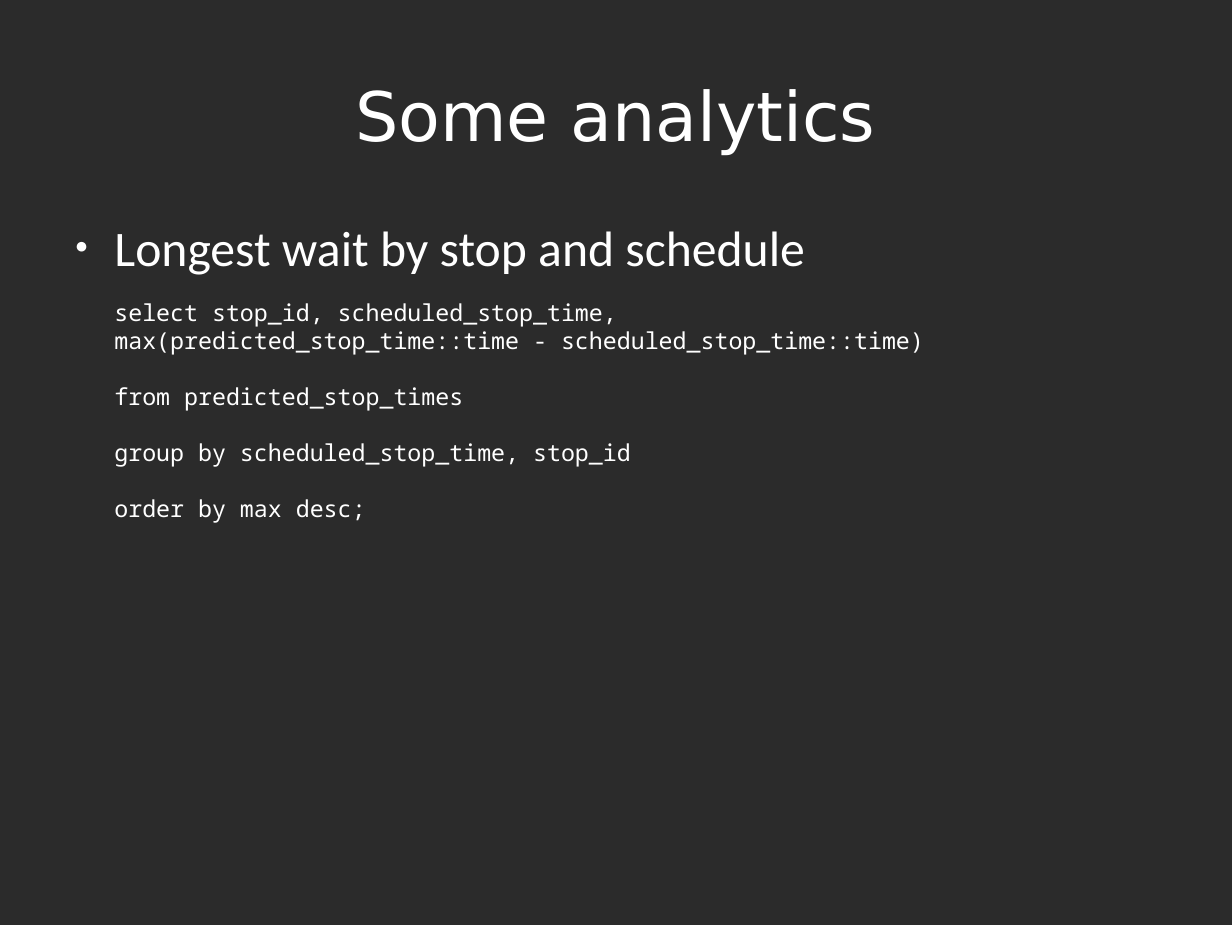
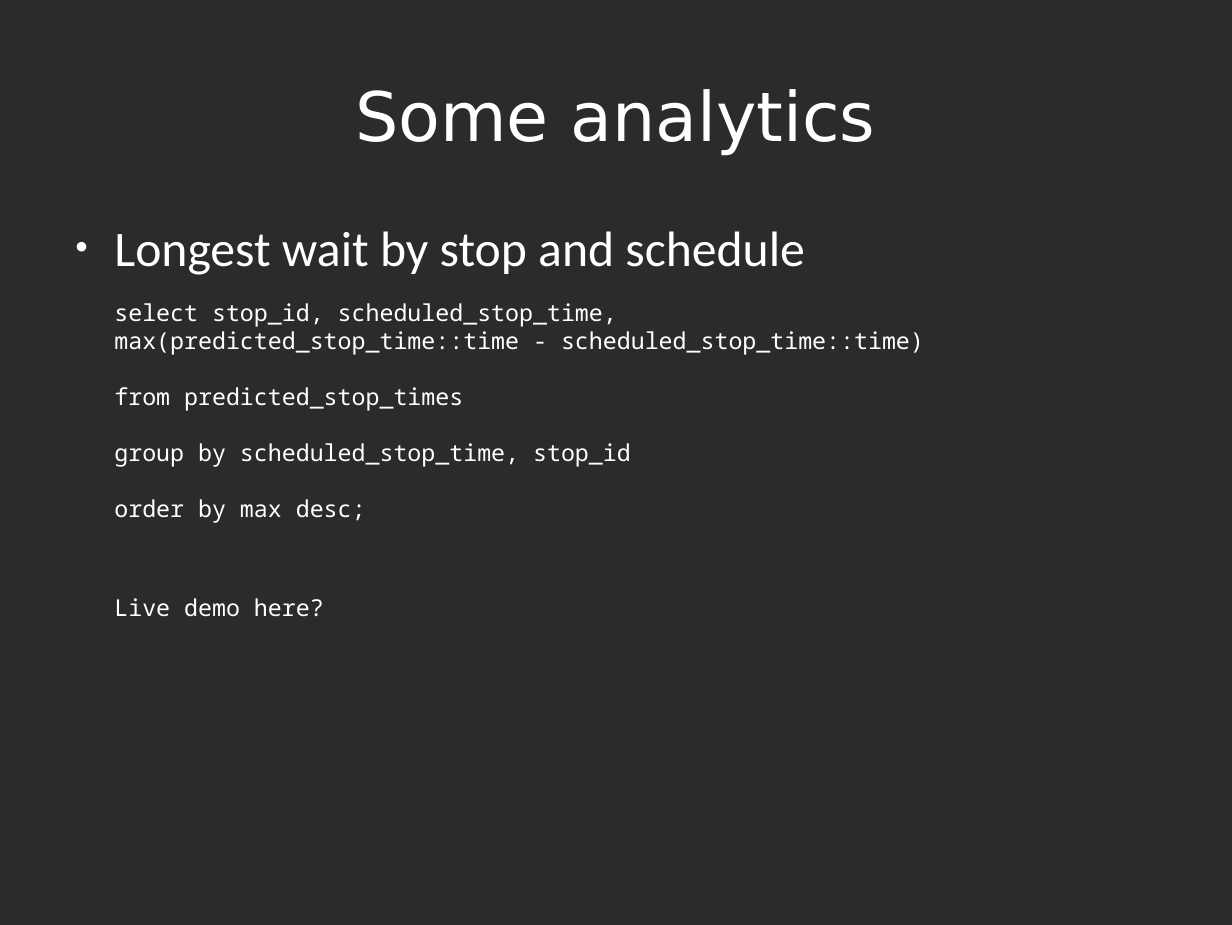
Before and after one commit to bormesh/buspebble, a slide deck: slide 40 of docs/pyohio talk.odp (slide 37 before the commit). Drawn at 1232x925 pixels with LibreOffice and Linux fonts; fonts in the diff are those of the drawing; background and template pictures are left out; a plain dark background stands for a picture behind light text. Boxes give left, top, right and bottom in pixels: in the first picture for what was removed or moved away, otherwise in the second. Text is boxed around its words. In the diff, an @@ line names an element or a change of style, - is before the commit and + after.

Commit message:
latest changes

```diff
--- a/docs/pyohio talk.odp
+++ b/docs/pyohio talk.odp
@@ text at (x1=114, y1=598, x2=324, y2=617): paragraph added @@
+Live demo here?
```
Also in this commit, not shown: 1 other slide changed, 8 slides added, 5 slides removed.
